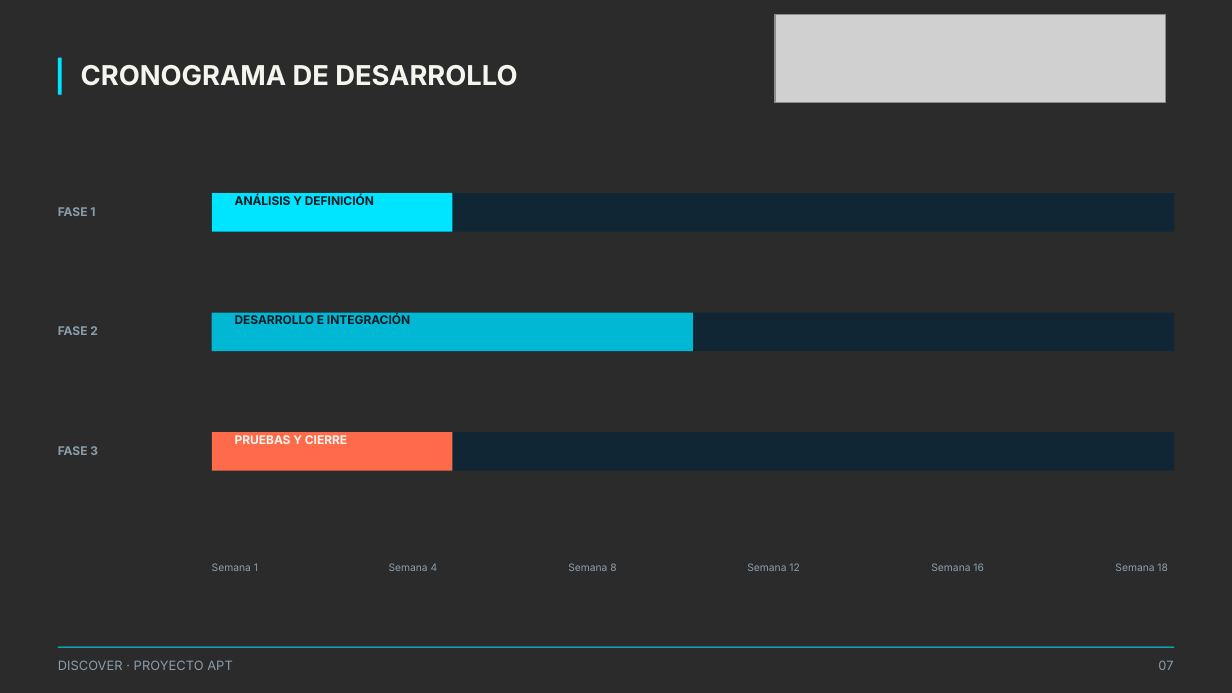
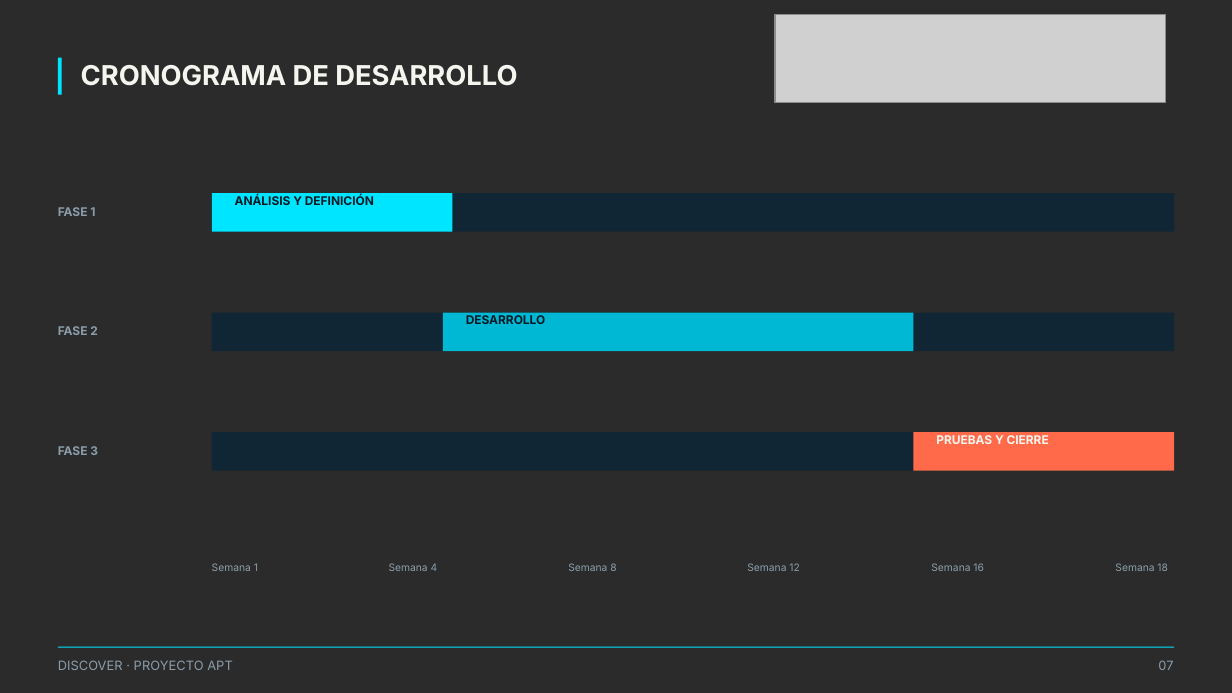
Before and after one commit to Jordanopoque/Discover, a slide deck: slide 7 of Fase 1/Evidencias Grupales/Presentación Proyecto.pptx. Drawn at 1232x693 pixels with LibreOffice and Linux fonts; fonts in the diff are those of the drawing; grey boxes stand for pictures; background and template pictures are left out; a plain dark background stands for a picture behind light text. Boxes give left, top, right and bottom in pixels: in the first picture for what was removed or moved away, otherwise in the second. Text is boxed around its words. In the diff, an @@ line names an element or a change of style, - is before the commit and + after.

```diff
--- a/Fase 1/Evidencias Grupales/Presentación Proyecto.pptx
+++ b/Fase 1/Evidencias Grupales/Presentación Proyecto.pptx
@@ rectangle: place and size @@
-rectangle at (212, 313, 694, 351)
+rectangle at (444, 313, 914, 351)
@@ text at (466, 315, 546, 324): text changed @@
-DESARROLLO E INTEGRACIÓN
+DESARROLLO
@@ text "PRUEBAS Y CIERRE": place and size @@
-text "PRUEBAS Y CIERRE" at (235, 435, 347, 444)
+text "PRUEBAS Y CIERRE" at (936, 435, 1049, 444)
@@ rectangle: place and size @@
-rectangle at (212, 432, 452, 471)
+rectangle at (913, 432, 1174, 471)
```
Also in this commit, not shown: 5 other slides changed, 1 other file.
